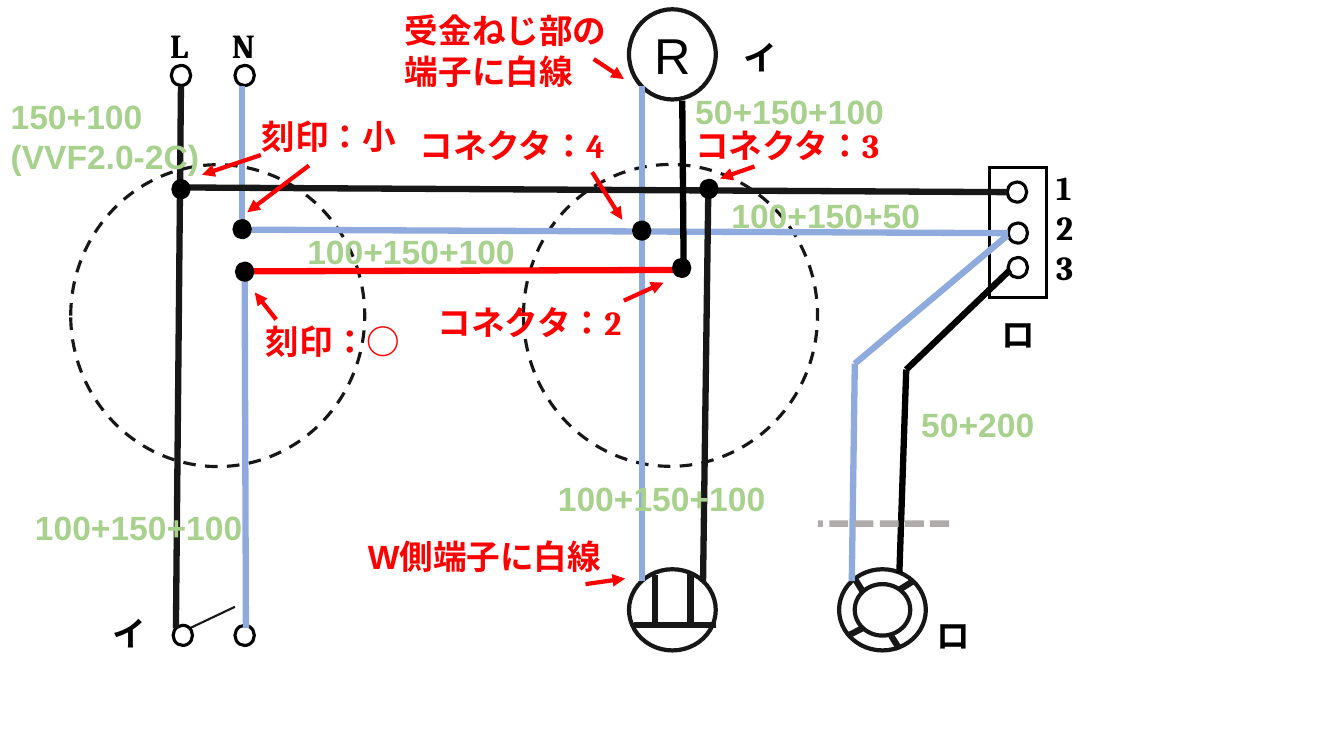
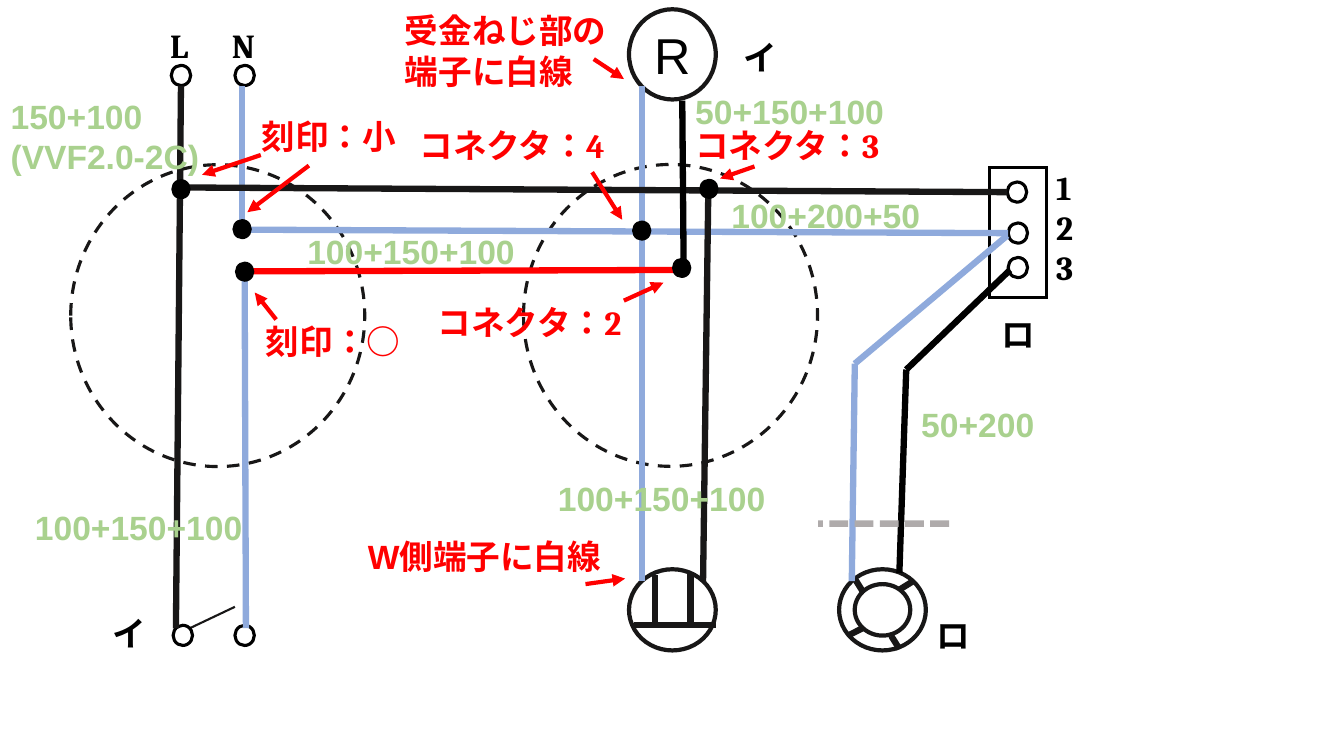
Before and after one commit to nishizumi-lab/sample, a slide deck: slide 6 of algorithm/electricity/03_denki-koujishi/01_kakomon/R1_1/02_jitsugi/q13/a13.pptx. Drawn at 1344x756 pixels with LibreOffice and Linux fonts; fonts in the diff are those of the drawing. Boxes give left, top, right and bottom in pixels: in the first picture for what was removed or moved away, otherwise in the second. Text is boxed around its words. In the diff, an @@ line names an element or a change of style, - is before the commit and + after.

```diff
--- a/algorithm/electricity/03_denki-koujishi/01_kakomon/R1_1/02_jitsugi/q13/a13.pptx
+++ b/algorithm/electricity/03_denki-koujishi/01_kakomon/R1_1/02_jitsugi/q13/a13.pptx
@@ text at (731,201,920,235): text changed @@
-100+150+50
+100+200+50
```
Also in this commit, not shown: 18 other files.
